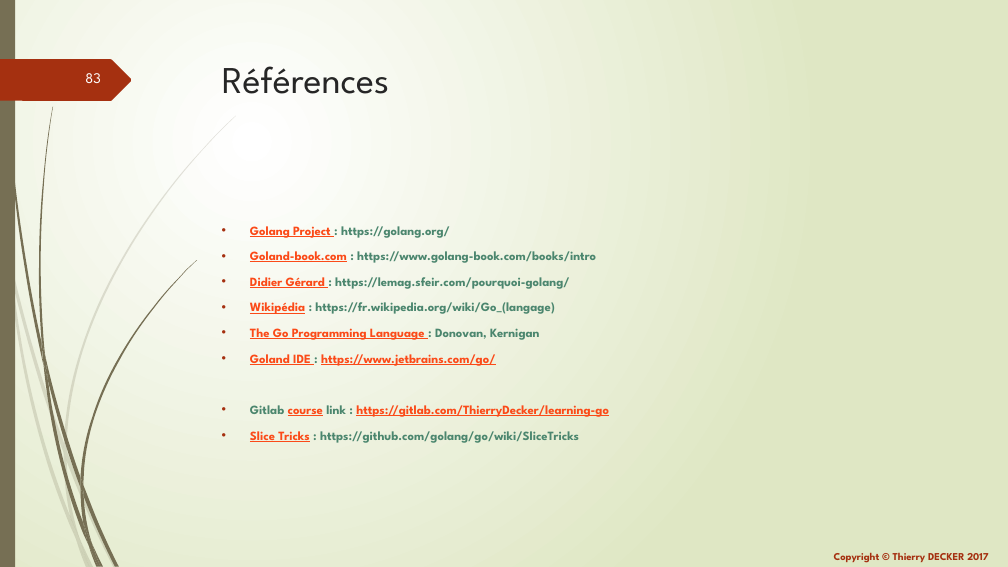
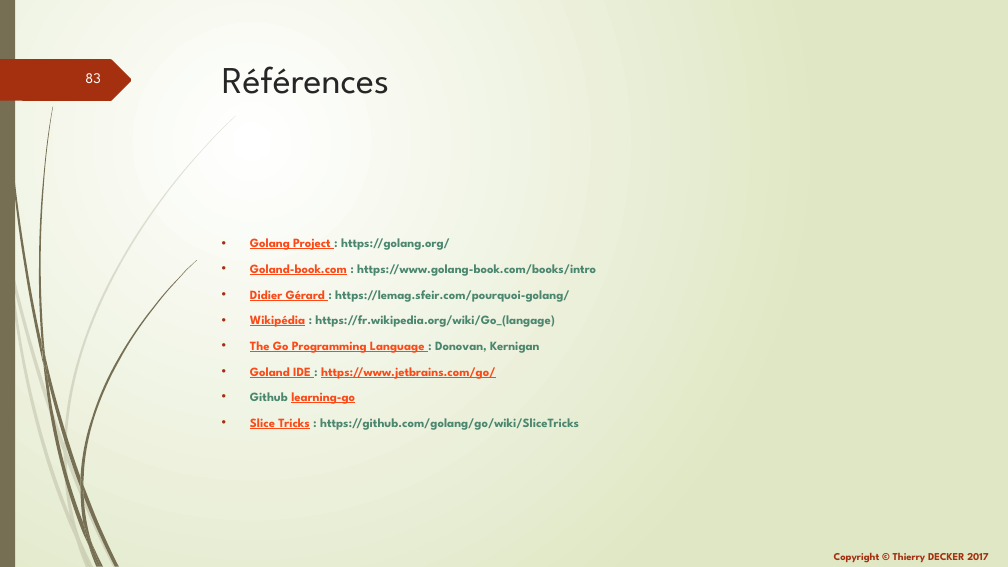
Before and after one commit to thierrydecker/learning-go, a slide deck: slide 83 of documentations/learning-go.pptx. Drawn at 1008x567 pixels with LibreOffice and Linux fonts; fonts in the diff are those of the drawing. Boxes give left, top, right and bottom in pixels: in the first picture for what was removed or moved away, otherwise in the second. Text is boxed around its words. In the diff, an @@ line names an element or a change of style, - is before the commit and + after.

```diff
--- a/documentations/learning-go.pptx
+++ b/documentations/learning-go.pptx
@@ text at bbox=[250, 392, 355, 404]: text changed @@
-• Gitlab course link : https://gitlab.com/ThierryDecker/learning-go
+• Github learning-go
```
Also in this commit, not shown: 1 other slide changed, 1 other file.
